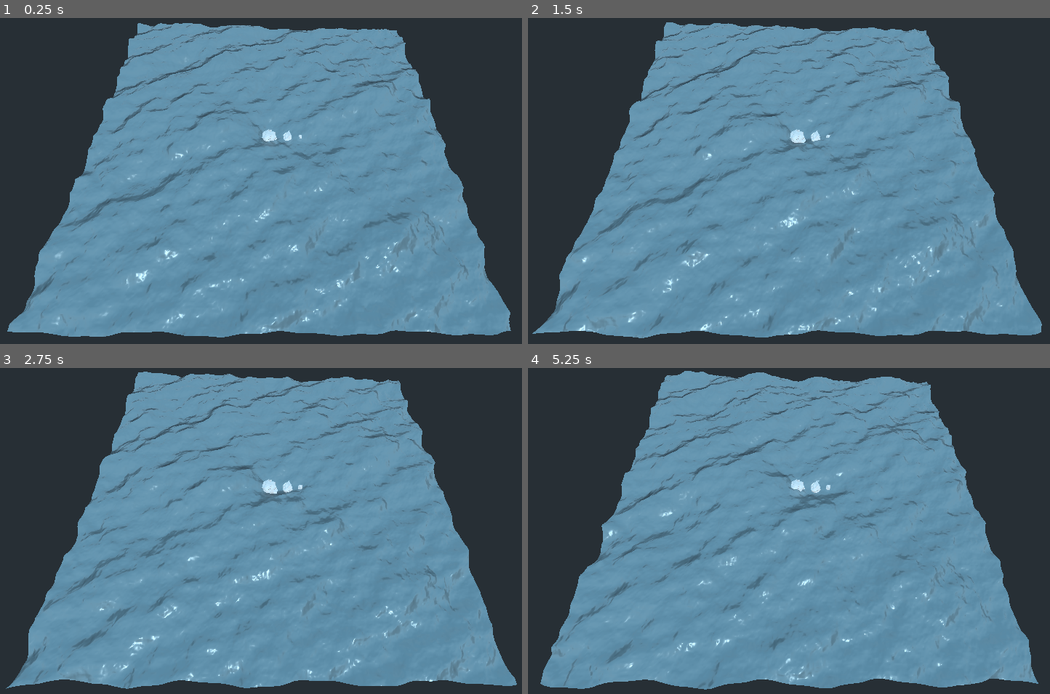
Above: before the commit, frames 1-4 (two rows, left to right).
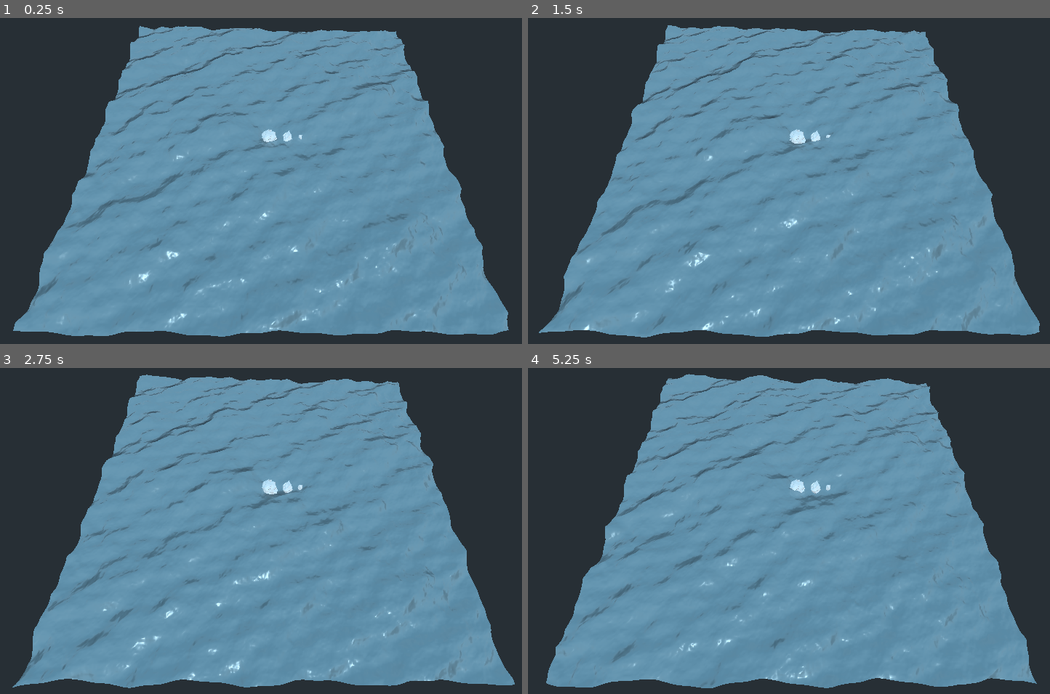
Above: after the commit, the same moments.

Repository: creikey/foamy-ocean
Game: Godot game, scene res://Main.tscn
Same seed, same stepped clock (60 frames per second), same inputs: the game is played once before the commit and once after it.
Inputs:
- Up to frame 1 (0.25 s): no input
- Up to frame 2 (1.5 s): no input
- Up to frame 3 (2.75 s): no input
- Up to frame 4 (5.25 s): no input

The runs differ from the first frame. In frame 1, 5.4% of the frame differs, in the area x 1-98%, y 1-98%; in frame 2, 5.5%; in frame 3, 5.5%, in the area x 1-100%, y 1-99%; in frame 4, 5.4%.

Commit message:
Slightly dampen noise

Diff:
--- a/src/Main.tscn
+++ b/src/Main.tscn
@@ -100,7 +100,7 @@
 shader_param/wave_2 = Plane( 0.5, 0.4, 0.21, 12 )
 shader_param/wave_3 = Plane( 0.8, 4, 0.22, 9 )
 shader_param/noise_zoom = 0.11
-shader_param/noise_amp = 15.84
+shader_param/noise_amp = 11.99
 shader_param/color = Color( 0.572549, 0.709804, 0.764706, 0.964706 )
 shader_param/refraction = 0.03
 shader_param/metallic = 0.37
